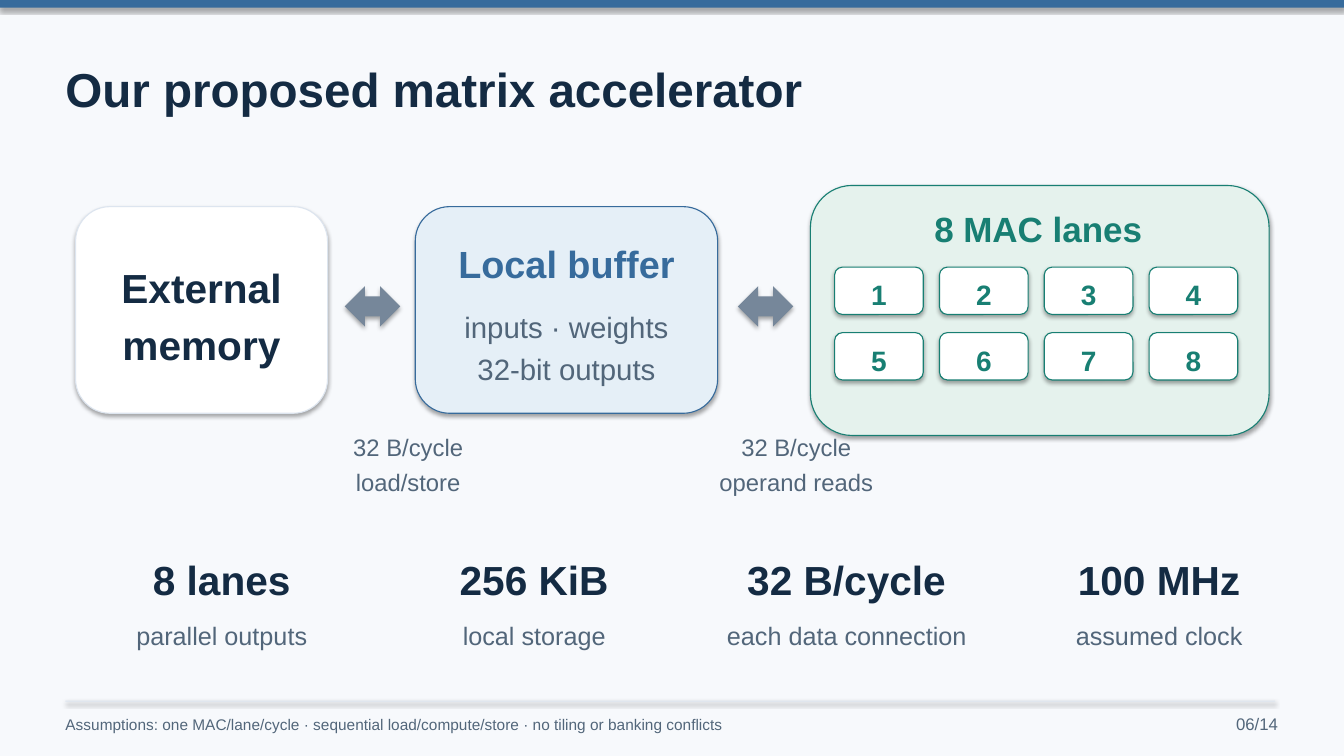
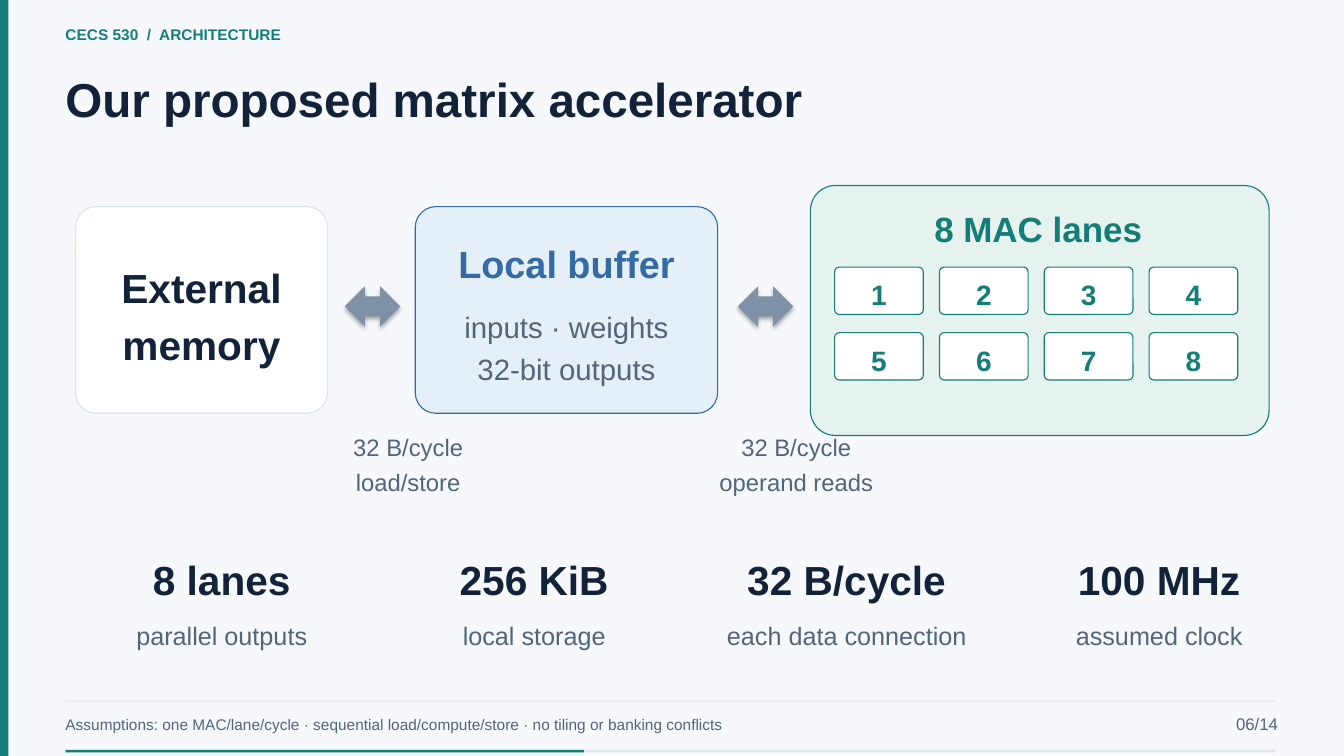
Before and after one commit to EnragedWaters/CECS-530-Quantized-Neural-Network-Accelerator, a slide deck: slide 6 of presentation/project-presentation.pptx. Drawn at 1344x756 pixels with LibreOffice and Linux fonts; fonts in the diff are those of the drawing. Boxes give left, top, right and bottom in pixels: in the first picture for what was removed or moved away, otherwise in the second. Text is boxed around its words. In the diff, an @@ line names an element or a change of style, - is before the commit and + after.

Commit message:
applying a theme to powerpoint to pretty it up

```diff
--- a/presentation/project-presentation.pptx
+++ b/presentation/project-presentation.pptx
@@ background #F7F9FC to #F6F8FB @@
@@ rectangle removed at <box>0,0,1344,7</box> @@
@@ rectangle added at <box>0,0,9,756</box>, fill #147D78 @@
@@ text added at <box>65,29,281,40</box>, 11 pt, text #147D78, bold @@
+CECS 530 / ARCHITECTURE
@@ text "Our proposed matrix accelerator": place and size @@
-text "Our proposed matrix accelerator" at <box>65,72,803,117</box>
+text "Our proposed matrix accelerator" at <box>65,82,803,127</box>
@@ text "Our proposed matrix accelerator" at <box>65,82,803,127</box>: text colour #142B43 to #122339 @@
@@ rounded rectangle at <box>76,207,328,413</box>: outline #DDE5EF 0.8 pt to #DCE5EE 0.8 pt; shadow off; proportions changed @@
@@ rounded rectangle at <box>415,207,718,413</box>: outline #376B9C 0.8 pt to #356BA5 0.8 pt; shadow off; proportions changed @@
@@ text colour #187F73 to #147D78 in 8 elements at <box>871,285,887,305</box>, <box>976,285,992,305</box>, <box>1081,285,1097,306</box>, <box>1186,285,1202,305</box>, <box>871,351,887,372</box>, <box>976,351,992,372</box>, <box>1081,351,1097,371</box>, <box>1186,351,1202,372</box> @@
@@ outline #187F73 0.8 pt to #147D78 0.8 pt; shadow off; proportions changed in 9 elements at <box>811,186,1269,436</box>, <box>835,267,924,315</box>, <box>940,267,1028,315</box>, <box>1045,267,1133,315</box>, <box>1149,267,1238,315</box>, <box>835,333,924,380</box>, <box>940,333,1028,380</box>, <box>1045,333,1133,380</box>, <box>1149,333,1238,380</box> @@
@@ rectangle at <box>66,701,1275,702</box>: fill #DDE5EF to #DCE5EE; shadow off @@
@@ rectangle added at <box>66,750,1275,753</box>, fill #DCE5EE @@
@@ rectangle added at <box>66,750,584,753</box>, fill #147D78 @@
```
Also in this commit, not shown: 17 other slides changed, 2 other files.
